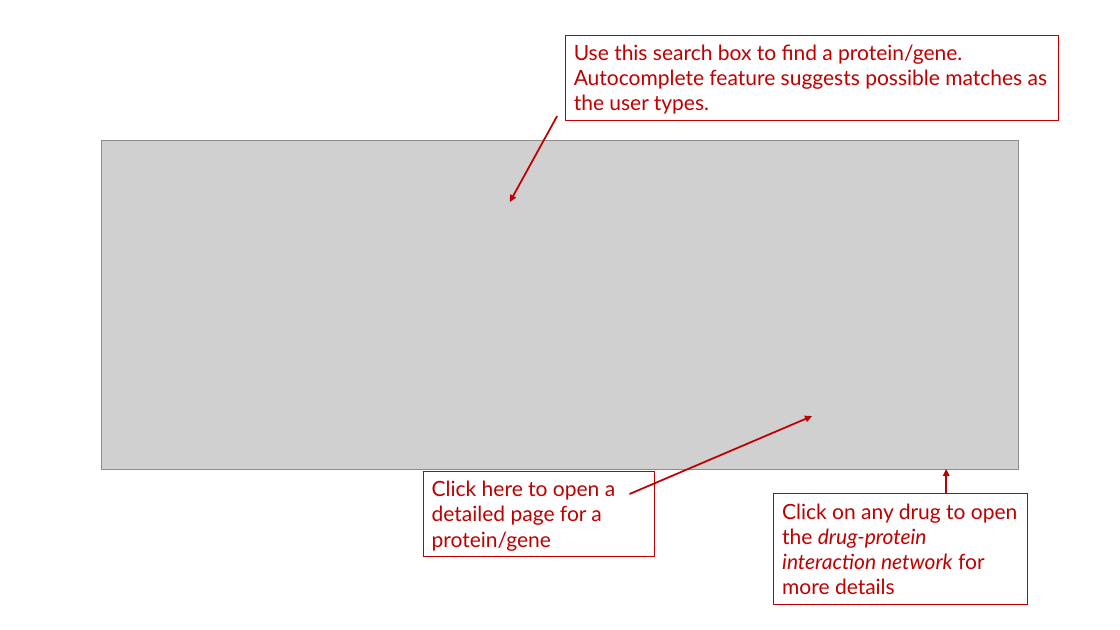
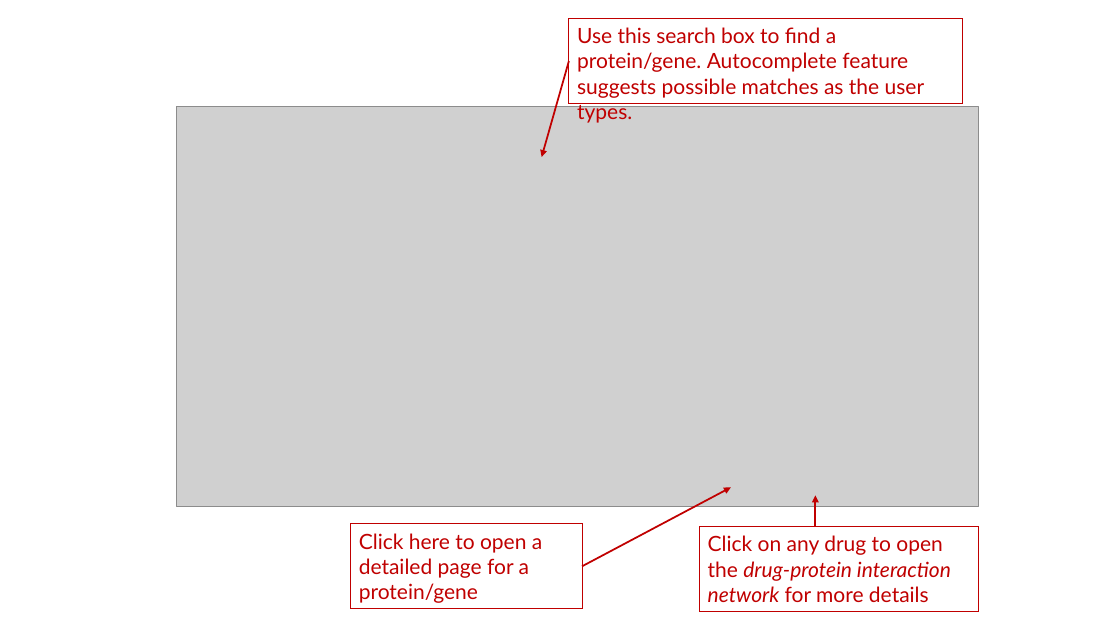
Before and after one commit to Duong-NguyenTrinhTrung/pgx-db, a slide deck: slide 7 of Tutorial.pptx (slide 6 before the commit). Drawn at 1120x630 pixels with LibreOffice and Linux fonts; fonts in the diff are those of the drawing; grey boxes stand for pictures. Boxes give left, top, right and bottom in pixels: in the first picture for what was removed or moved away, otherwise in the second. Text is boxed around its words. In the diff, an @@ line names an element or a change of style, - is before the commit and + after.

```diff
--- a/Tutorial.pptx
+++ b/Tutorial.pptx
@@ rectangle "Use this search box to ..." resized from (x1=565, y1=35, x2=1059, y2=120) to (x1=569, y1=18, x2=962, y2=103) @@
@@ arrow moved from (557, 116) - (510, 202) to (569, 61) - (542, 157) @@
@@ picture resized from (x1=101, y1=140, x2=1018, y2=470) to (x1=176, y1=106, x2=979, y2=507) @@
@@ arrow moved from (629, 494) - (812, 416) to (582, 566) - (731, 487) @@
@@ arrow moved from (946, 494) - (946, 469) to (816, 527) - (816, 496) @@
@@ rectangle "Click here to open a ..." moved from (x1=423, y1=471, x2=655, y2=556) to (x1=350, y1=524, x2=582, y2=609) @@
@@ rectangle "Click on any drug to ..." resized from (x1=774, y1=494, x2=1027, y2=604) to (x1=700, y1=527, x2=979, y2=612) @@
```
Also in this commit, not shown: 6 other slides changed, 1 slide added, 27 other files.
